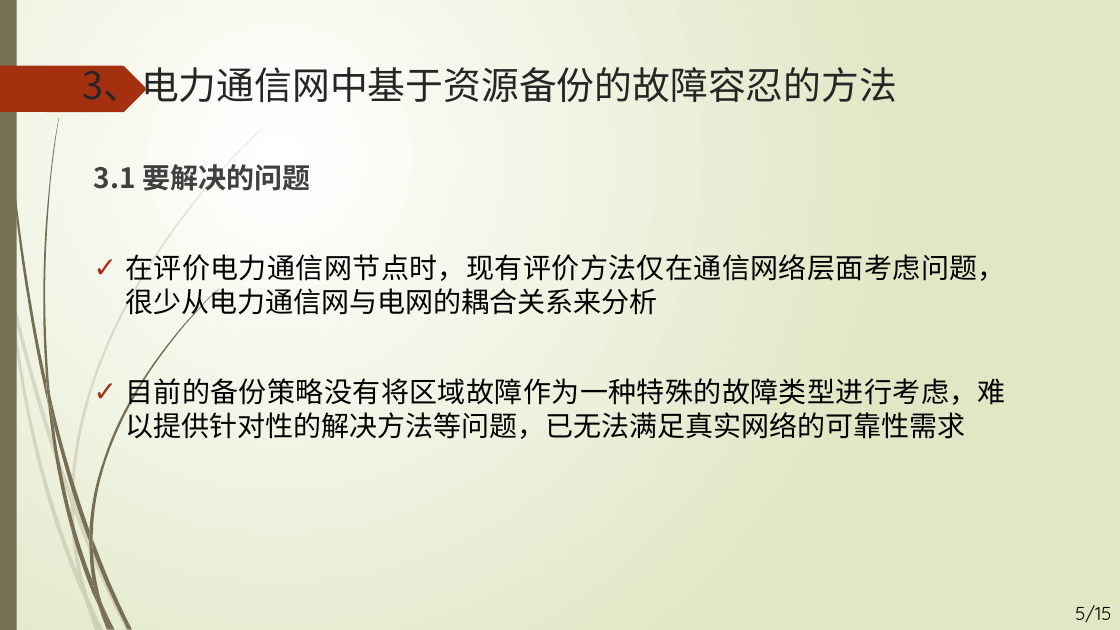
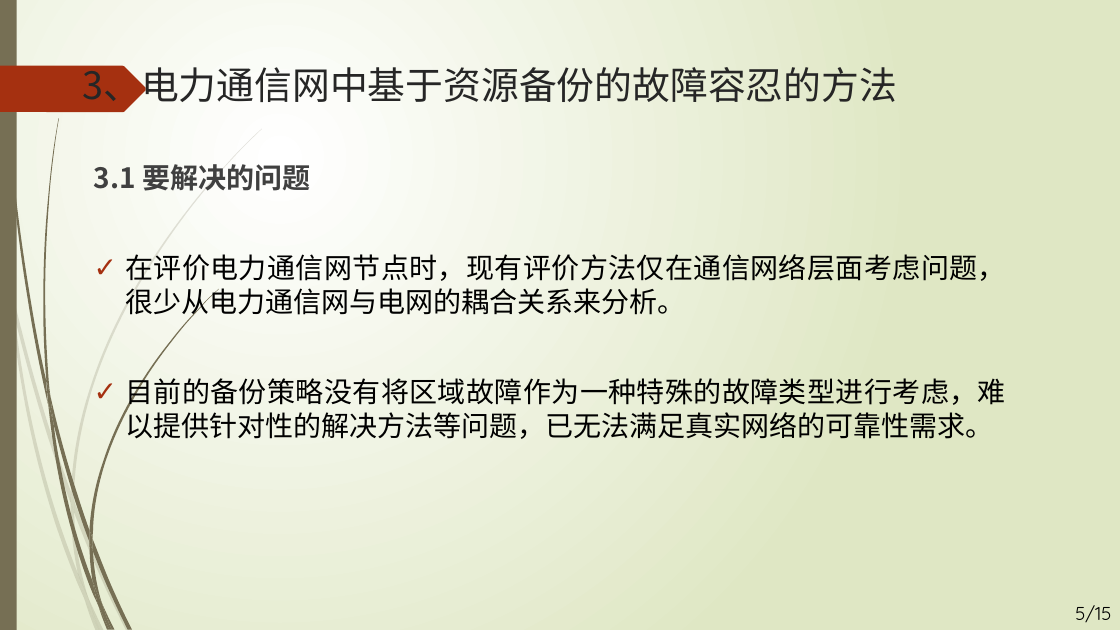
Before and after one commit to weiwensangsang/academic_v4, a slide deck: slide 5 of 2016111417_夏震_答辩PPT.pptx. Drawn at 1120x630 pixels with LibreOffice and Linux fonts; fonts in the diff are those of the drawing. Boxes give left, top, right and bottom in pixels: in the first picture for what was removed or moved away, otherwise in the second. Text is boxed around its words. In the diff, an @@ line names an element or a change of style, - is before the commit and + after.

```diff
--- a/2016111417_夏震_答辩PPT.pptx
+++ b/2016111417_夏震_答辩PPT.pptx
@@ text at [125, 254, 1006, 439]: text changed @@
-✓ 在评价电力通信网节点时，现有评价方法仅在通信网络层面考虑问题，很少从电力通信网与电网的耦合关系来分析
-✓ 目前的备份策略没有将区域故障作为一种特殊的故障类型进行考虑，难以提供针对性的解决方法等问题，已无法满足真实网络的可靠性需求
+✓ 在评价电力通信网节点时，现有评价方法仅在通信网络层面考虑问题，很少从电力通信网与电网的耦合关系来分析。
+✓ 目前的备份策略没有将区域故障作为一种特殊的故障类型进行考虑，难以提供针对性的解决方法等问题，已无法满足真实网络的可靠性需求。
```
Also in this commit, not shown: 3 other slides changed.
